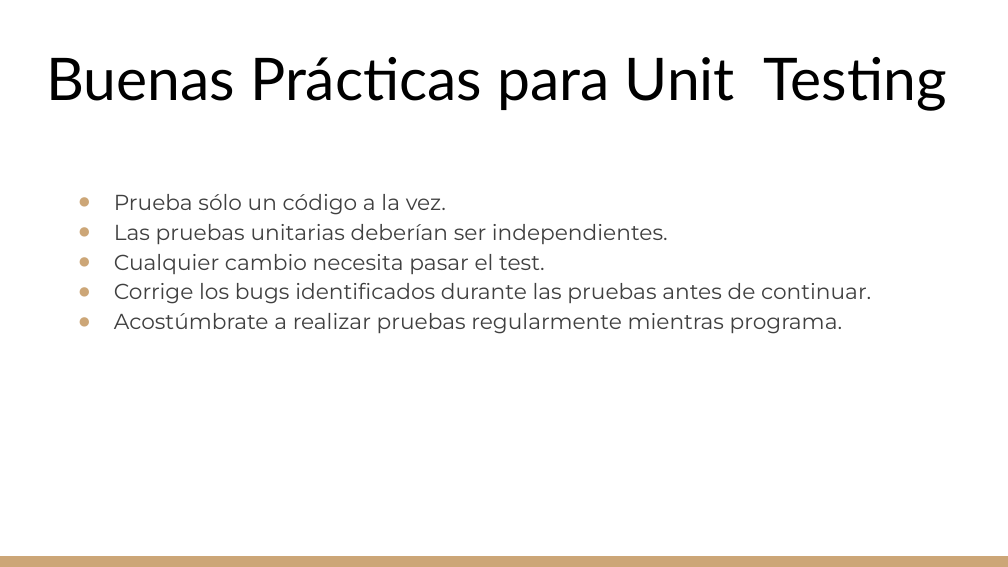
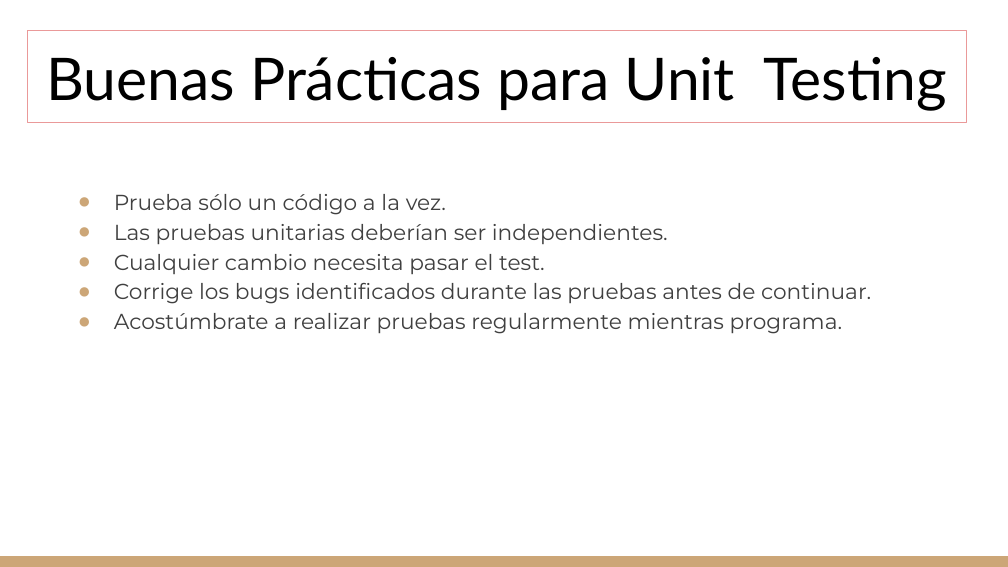
Before and after one commit to gitgamba/.Net-Grupo8, a slide deck: slide 8 of TPS/Unit Testing.pptx (slide 6 before the commit). Drawn at 1008x567 pixels with LibreOffice and Linux fonts; fonts in the diff are those of the drawing. Boxes give left, top, right and bottom in pixels: in the first picture for what was removed or moved away, otherwise in the second. Text is boxed around its words. In the diff, an @@ line names an element or a change of style, - is before the commit and + after.

```diff
--- a/TPS/Unit Testing.pptx
+++ b/TPS/Unit Testing.pptx
@@ title "Buenas Prácticas para Unit Testing": place and size @@
-title "Buenas Prácticas para Unit Testing" at (47, 57, 947, 111)
+title "Buenas Prácticas para Unit Testing" at (27, 30, 967, 122)
@@ title "Buenas Prácticas para Unit Testing" at (27, 30, 967, 122): outline none to #EA9999 0.75 pt @@
```
Also in this commit, not shown: 4 other slides changed, 4 slides added, 1 other file.
